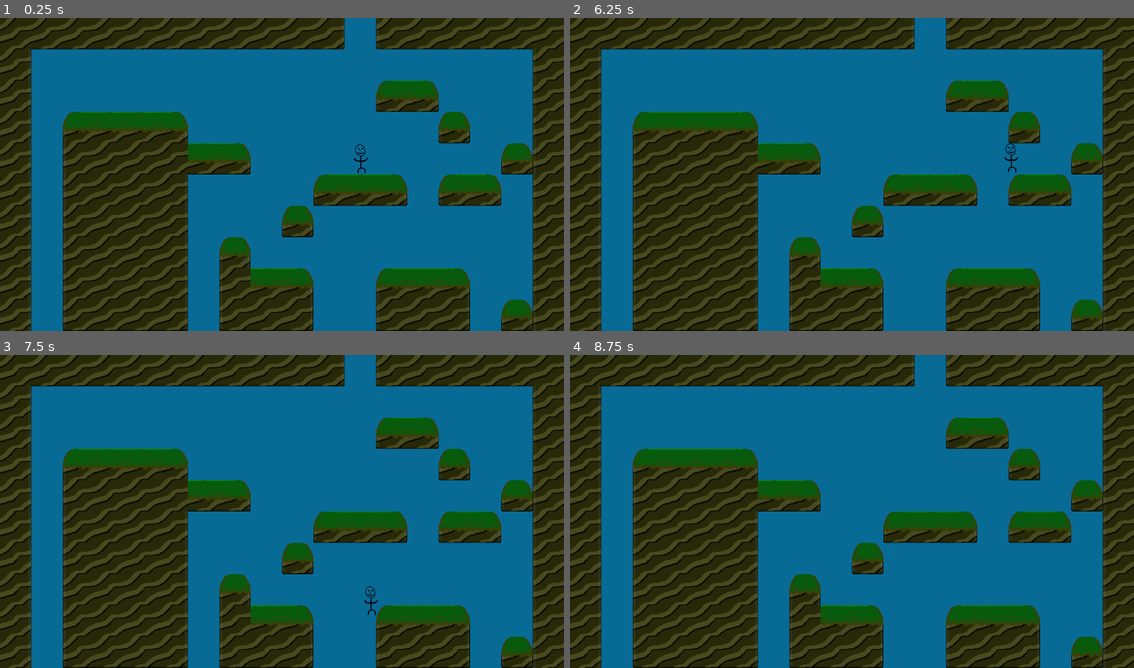
Above: before the commit, frames 1-4 (two rows, left to right).
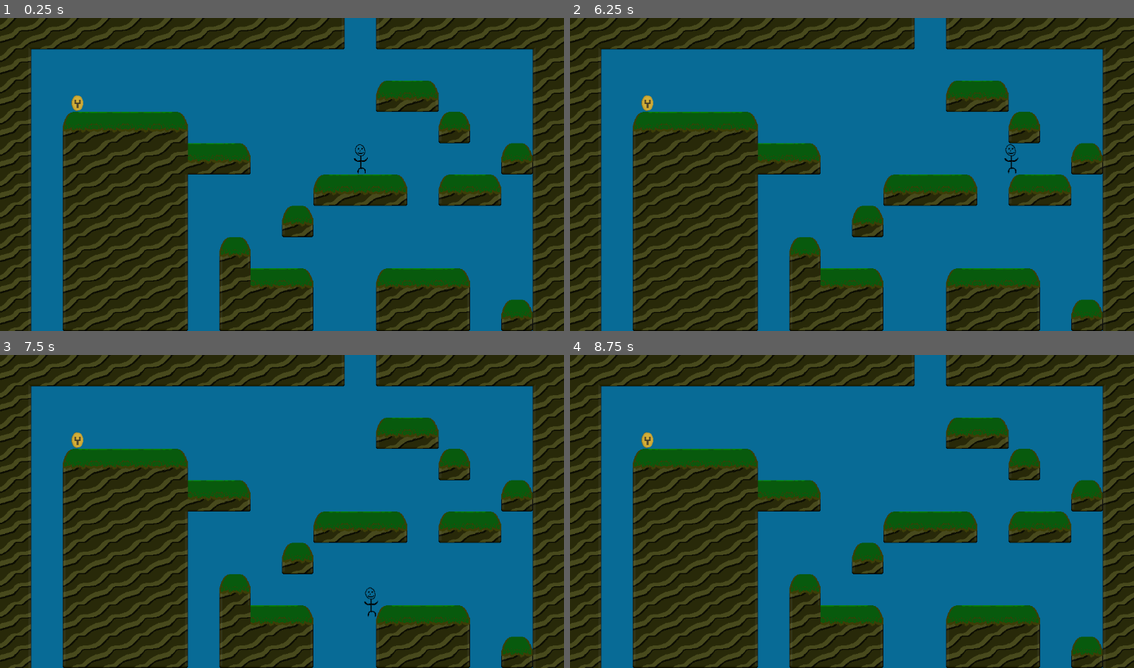
Above: after the commit, the same moments.

Repository: ephreal/RetroactiveRadiocarbons
Game: Godot game, scene res://Assets/demos/demo1/Demo1.tscn
Same seed, same stepped clock (60 frames per second), same inputs: the game is played once before the commit and once after it. The project has no main scene, so this scene is started directly.
Inputs:
- Up to frame 1 (0.25 s): no input
- Up to frame 2 (6.25 s): tap Enter at 0.5, 3.5, 5.75 s; hold Right (ui_right) 0.53-2.03 s; tap Space (jump) at 0.77, 1.52, 2, 3.02, 3.77, 4.52, 5, 6.02 s; hold Left (ui_left) 2.03-2.78 s; hold Right (ui_right) 2.78-4.28 s; hold Left (ui_left) 4.28-5.03 s; hold Right (ui_right) 5.03-5.78 s; hold Left (ui_left) from 5.78 s (still down)
- Up to frame 3 (7.5 s): tap Space (jump) at 6.77 s; release Left (ui_left) at 7.28 s; hold Right (ui_right) from 7.28 s (still down)
- Up to frame 4 (8.75 s): keep holding Right (ui_right); tap Space (jump) at 7.52 s

The runs differ from the first frame. In frame 1, less than 0.1% of the frame differs, in the area x 12-15%, y 24-30%; in frame 2, 0.2%; in frame 3, 0.2%, in the area x 12-68%, y 24-84%; in frame 4, less than 0.1%.

Commit message:
Adds grip ceiling powerup

Diff:
--- a/Assets/demos/demo1/Demo1.tscn
+++ b/Assets/demos/demo1/Demo1.tscn
@@ -1,9 +1,10 @@
-[gd_scene load_steps=8 format=3 uid="uid://c523l52541v7f"]
+[gd_scene load_steps=9 format=3 uid="uid://c523l52541v7f"]
 
 [ext_resource type="Script" path="res://Assets/demos/demo1/Demo1.gd" id="1_jgopy"]
 [ext_resource type="PackedScene" uid="uid://c3in8uta8xsie" path="res://Assets/player/player.tscn" id="2_bqfnd"]
 [ext_resource type="PackedScene" uid="uid://c226r2qamwmnj" path="res://Assets/tilesets/platforms.tscn" id="3_snsn1"]
 [ext_resource type="Texture2D" uid="uid://dce5ssgw3x6mf" path="res://Assets/tilesets/Grassy Hills.png" id="4_7c454"]
+[ext_resource type="PackedScene" uid="uid://ccob3moyyatgu" path="res://Assets/sprites/powerups/grip powerup/Grip Powerup.tscn" id="5_q80iy"]
 
 [sub_resource type="PhysicsMaterial" id="PhysicsMaterial_d47sg"]
 
@@ -176,3 +177,6 @@
 tile_set = SubResource("TileSet_58uvd")
 format = 2
 layer_0/tile_data = PackedInt32Array(65536, 131072, 1, 131072, 131072, 1, 196608, 131072, 1, 262144, 131072, 1, 327680, …(439 unchanged characters)…
+
+[node name="Grip Powerup" parent="." instance=ExtResource("5_q80iy")]
+position = Vector2(158, 174)
--- a/Assets/global scripts/Audio.gd
+++ b/Assets/global scripts/Audio.gd
@@ -21,3 +21,9 @@
 	music_player.stop()
 	music_player.stream = load(music)
 	music_player.play()
+
+
+func play_sfx(sfx: String):
+	sfx = sfx_path % sfx
+	sfx_player.stream = load(sfx)
+	sfx_player.play()
--- /dev/null
+++ b/Assets/global scripts/Player.gd
@@ -0,0 +1,22 @@
+extends Node
+
+var health = 100
+var powers = {}
+
+# Called when the node enters the scene tree for the first time.
+func _ready():
+	self.load_player_data("")
+
+
+func load_player_data(path: String):
+	# Loads the player data
+	# Currently just places data into the powers
+
+	self.powers['ceiling_grip'] = false
+
+# Powerup changes
+func add_ceiling_grip():
+	self.powers['ceiling_grip'] = true
+
+func remove_ceiling_grip():
+	self.powers['ceiling_grip'] = false
--- a/Assets/player/player.gd
+++ b/Assets/player/player.gd
@@ -20,9 +20,10 @@
 
 	if Input.is_action_just_pressed("jump") and self.is_on_floor():
 		velocity.y -= JUMP_SPEED
-
-	if self.is_on_ceiling():
+	elif self.is_on_ceiling() and Player.powers["ceiling_grip"]:
 		velocity.y = 0
+	elif self.is_on_ceiling():
+		velocity.y = 1
 
 	# "move_and_slide" already takes delta time into account.
 	self.move_and_slide()
--- /dev/null
+++ b/Assets/sprites/powerups/grip powerup/Grip Powerup.gd
@@ -0,0 +1,9 @@
+extends Area2D
+
+
+func _on_body_entered(body):
+	# Adds the ceiling grip power to the player
+	# Removes the coin from the game.
+	Audio.play_sfx("Pickup Coin.ogg")
+	Player.add_ceiling_grip()
+	self.queue_free()
--- /dev/null
+++ b/Assets/sprites/powerups/grip powerup/Grip Powerup.tscn
@@ -0,0 +1,21 @@
+[gd_scene load_steps=4 format=3 uid="uid://ccob3moyyatgu"]
+
+[ext_resource type="Texture2D" uid="uid://dnndpc101apre" path="res://Assets/images/powerups/grip_powerup.png" id="1_gwppc"]
+[ext_resource type="Script" path="res://Assets/sprites/powerups/grip powerup/Grip Powerup.gd" id="1_j37dh"]
+
+[sub_resource type="CapsuleShape2D" id="CapsuleShape2D_aopj1"]
+radius = 12.0
+height = 32.0
+
+[node name="Grip Powerup" type="Area2D"]
+script = ExtResource("1_j37dh")
+
+[node name="CollisionShape2D" type="CollisionShape2D" parent="."]
+shape = SubResource("CapsuleShape2D_aopj1")
+
+[node name="Sprite2D" type="Sprite2D" parent="."]
+position = Vector2(0.5, 0)
+scale = Vector2(1.03125, 1)
+texture = ExtResource("1_gwppc")
+
+[connection signal="body_entered" from="." to="." method="_on_body_entered"]
--- a/project.godot
+++ b/project.godot
@@ -19,6 +19,7 @@
 Audio="*res://Assets/global scripts/Audio.gd"
 Settings="*res://Assets/global scripts/Settings.gd"
 GameVars="*res://Assets/global scripts/GameVars.gd"
+Player="*res://Assets/global scripts/Player.gd"
 
 [display]
 
Binary file added: Assets/images/powerups/grip_powerup.png
Not shown, added: Assets/images/powerups/grip_powerup.png.import
